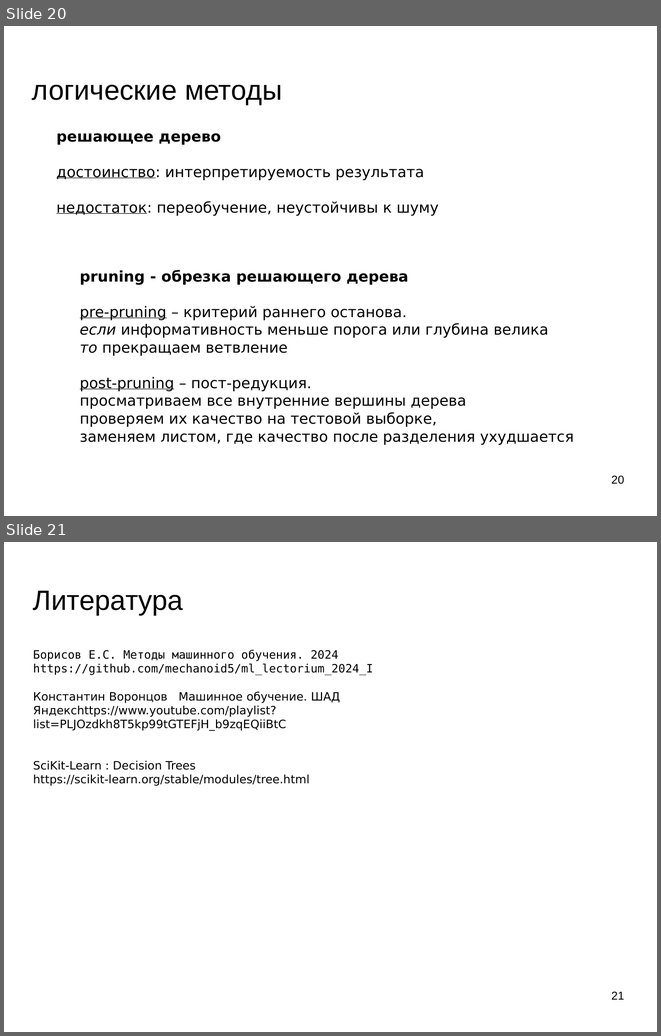
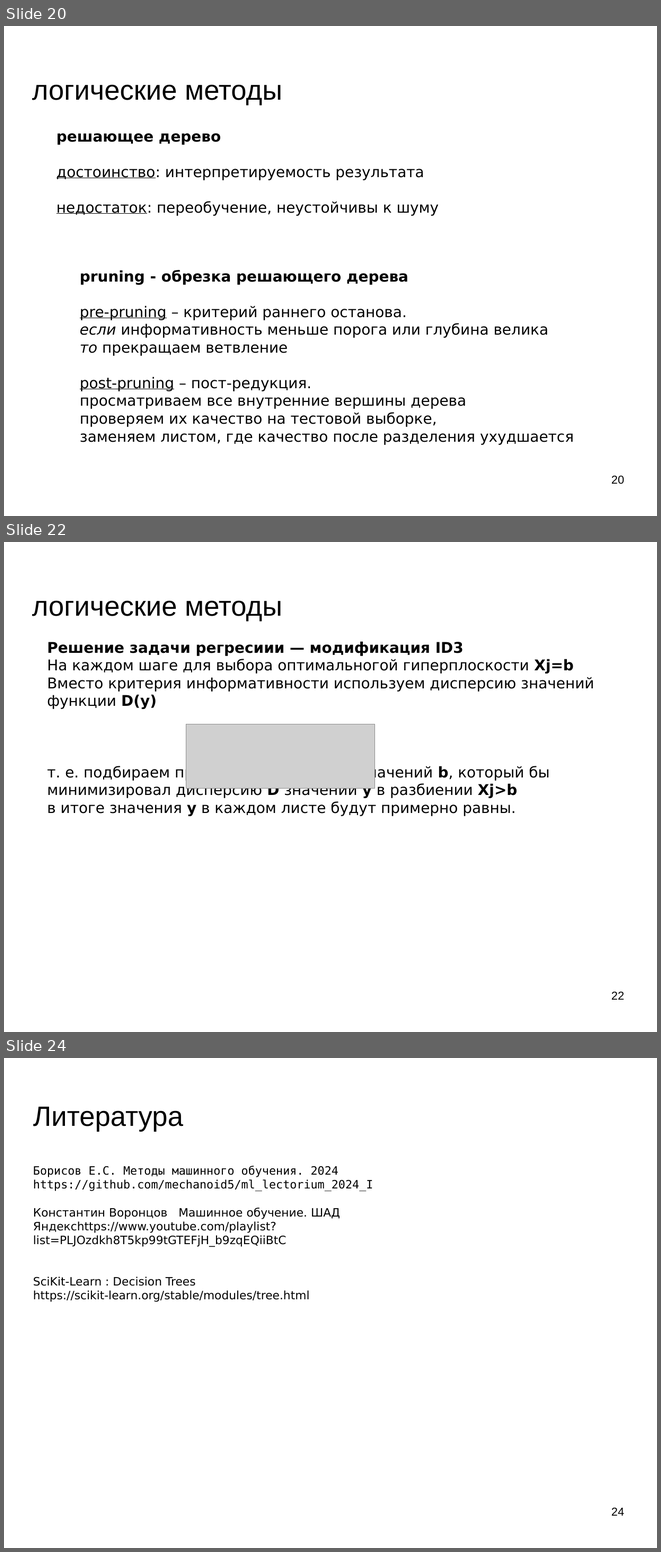
Before and after one commit to mechanoid5/ml_lectorium_2024_I, a slide deck: 11-logical.odp. Shown one above the other, each under a label of ours: slides 20 and 21 before the commit, slides 20, 22 and 24 after it; the slides between them are not shown. The pictures are 661x1036 and 661x1552 pixels, drawn with LibreOffice and Linux fonts; fonts in the diff are those of the drawing; grey boxes stand for pictures; background and template pictures are left out. Boxes give left, top, right and bottom in pixels: in the first picture for what was removed or moved away, otherwise in the second. Text is boxed around its words. In the diff, an @@ line names an element or a change of style, - is before the commit and + after.

```diff
--- a/11-logical.odp
+++ b/11-logical.odp
@@ slide 22 added at [4,542,657,1032], background picture (left out) @@
@@ title added at [32,600,282,621], 33.9 pt, text #000000 @@
+логические методы
@@ text added at [47,641,594,815], 18 pt, text #000000 @@
+Решение задачи регресиии — модификация ID3
+На каждом шаге для выбора оптимальногой гиперплоскости Xj=b
+Вместо критерия информативности используем дисперсию значений функции D(y)
+т. е. подбираем признак Xj и порог его значений b, который бы минимизировал дисперсию D значений y в разбиении Xj>b
+в итоге значения y в каждом листе будут примерно равны.
@@ picture added at [186,724,375,788] @@
@@ page number added at [611,991,624,999], 14 pt, text #000000 @@
+22
@@ what was slide 21 is now slide 24 @@
@@ page number at [611,1507,624,1515]: text changed @@
-21
+24
```
Also in this commit, not shown: 1 slide changed, 2 other slides added, 5 other files.
